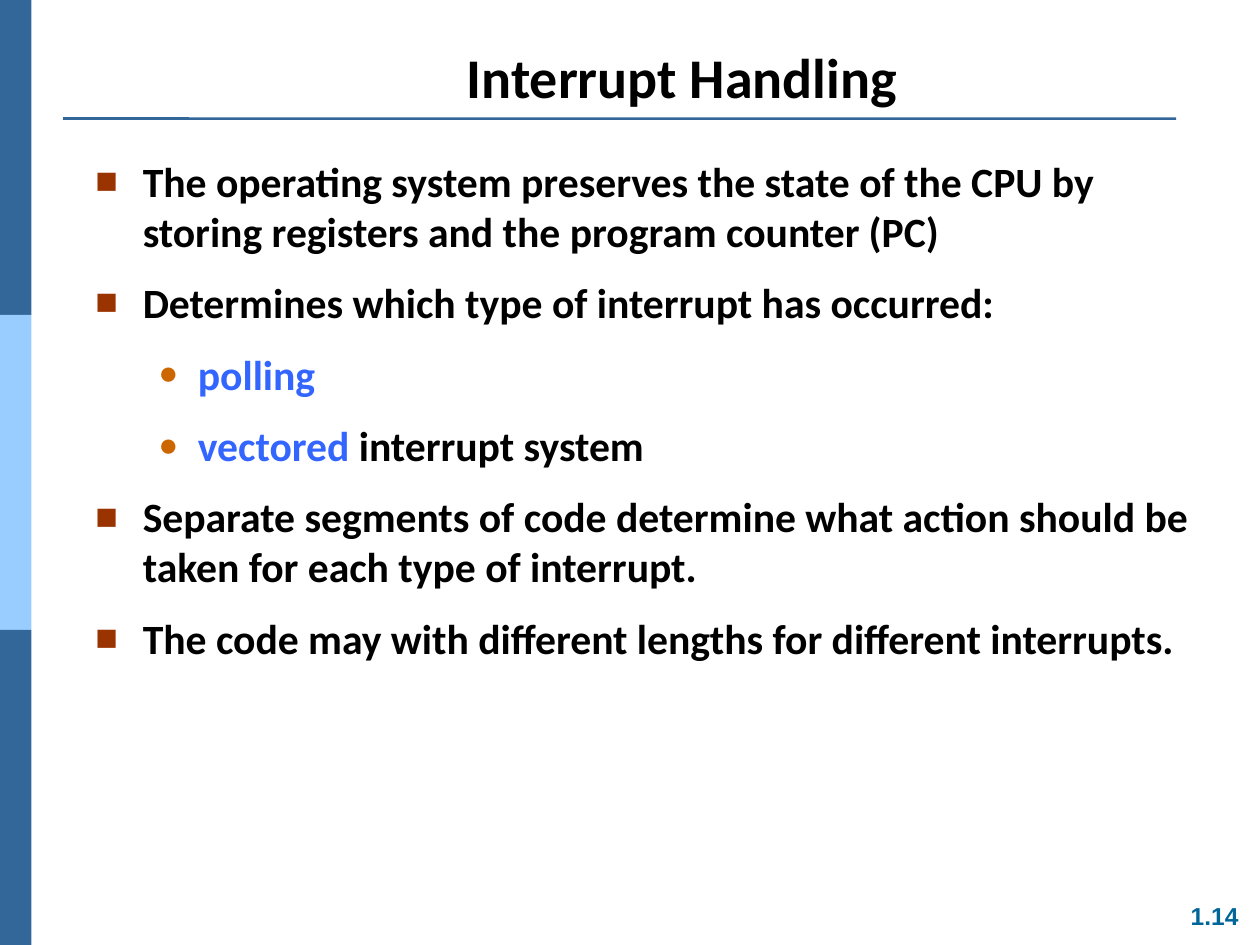
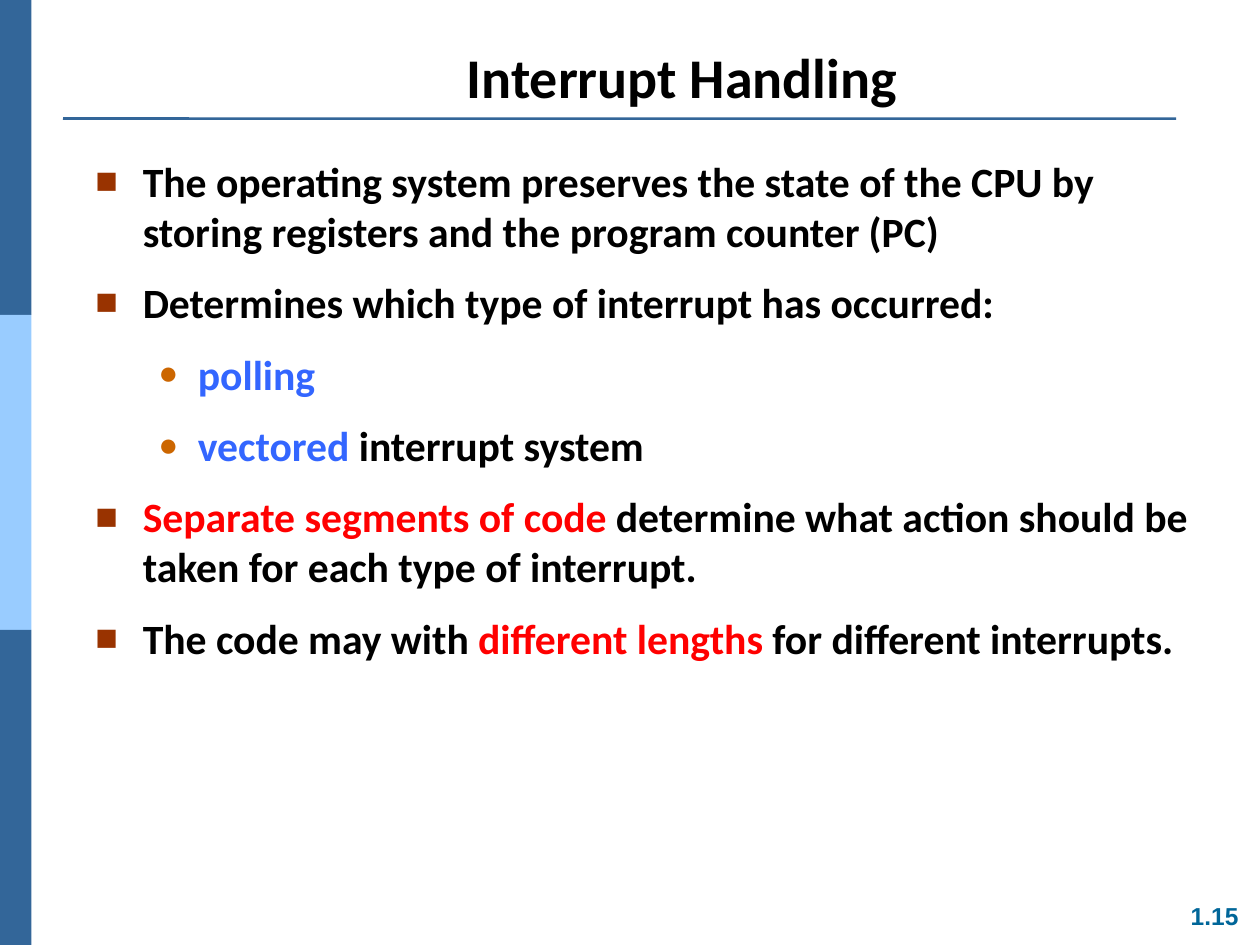
Before and after one commit to Yang09701194/OS_Learning, a slide deck: slide 15 of ch01.ppt (slide 14 before the commit). Drawn at 1260x945 pixels with LibreOffice and Linux fonts; fonts in the diff are those of the drawing. Boxes give left, top, right and bottom in pixels: in the first picture for what was removed or moved away, otherwise in the second. Text is boxed around its words. In the diff, an @@ line names an element or a change of style, - is before the commit and + after.

```diff
--- a/ch01.ppt
+++ b/ch01.ppt
@@ text at (143,502,1187,661): text colour #000000 to #FF0000 in "Separate segments of code", "different lengths" @@
@@ page number at (1191,908,1239,926): text changed @@
-1.14
+1.15
```
Also in this commit, not shown: 2 other slides changed, 1 slide added.
